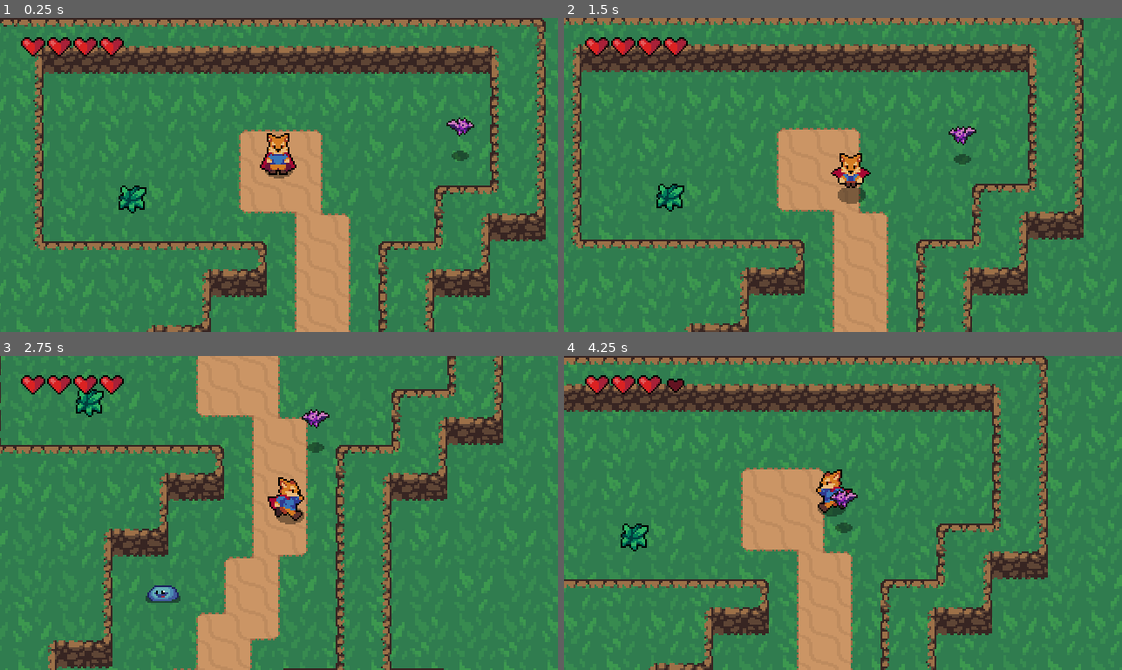
Above: before the commit, frames 1-4 (two rows, left to right).
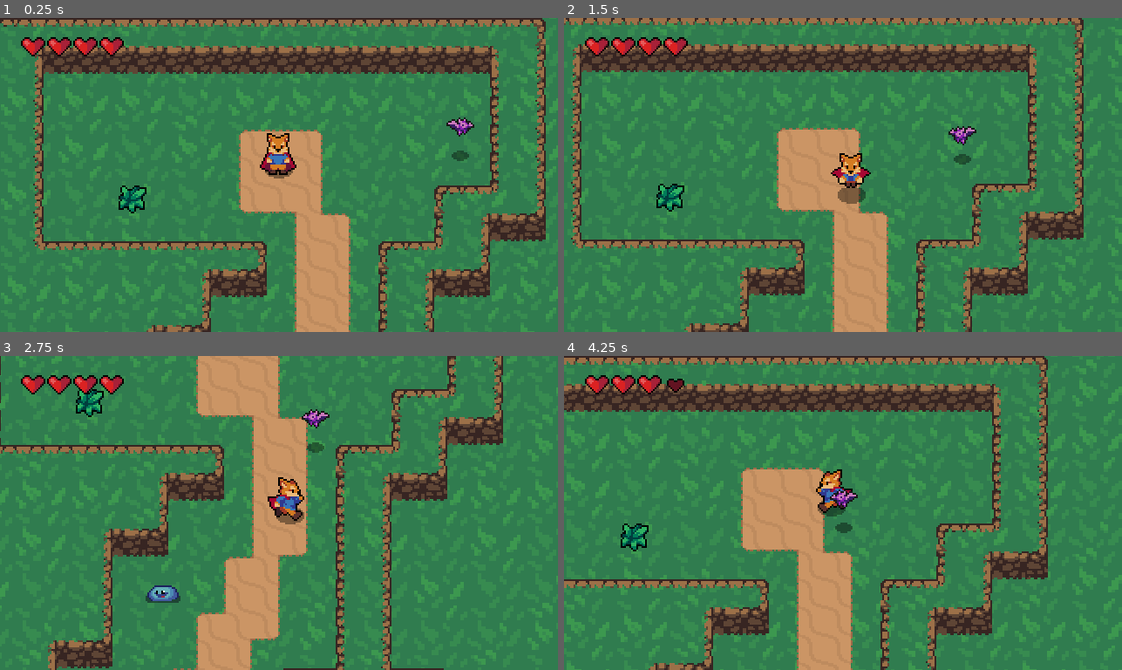
Above: after the commit, the same moments.

Repository: Gilleady/JungleFox
Game: Godot game, scene res://World.tscn
Same seed, same stepped clock (60 frames per second), same inputs: the game is played once before the commit and once after it.
Inputs:
- Up to frame 1 (0.25 s): no input
- Up to frame 2 (1.5 s): hold Right (ui_right) 0.53-1.28 s; tap J (attack) at 0.6 s; hold Down (ui_down) from 1.28 s (still down); tap K (roll) at 1.35 s
- Up to frame 3 (2.75 s): release Down (ui_down) at 2.03 s; hold Right (ui_right) from 2.03 s (still down); tap J (attack) at 2.1 s
- Up to frame 4 (4.25 s): release Right (ui_right) at 2.78 s; hold Up (ui_up) 2.78-3.53 s; tap K (roll) at 2.85 s; hold Left (ui_left) from 3.53 s (still down); tap J (attack) at 3.6 s

The runs differ from the first frame. In frame 1, 7.9% of the frame differs, in the area x 0-100%, y 1-100%; in frame 2, 8.0%; in frame 3, 7.3%; in frame 4, 8.5%.

Commit message:
Scene Upgrade

Diff:
--- a/World.tscn
+++ b/World.tscn
@@ -491,8 +491,8 @@
 position = Vector2( -326, 323 )
 
 [node name="Background" type="Sprite" parent="."]
-position = Vector2( 520, 25 )
-scale = Vector2( 1.57979, 1.65046 )
+position = Vector2( 601, 31.5 )
+scale = Vector2( 2.03989, 1.6875 )
 texture = ExtResource( 3 )
 region_enabled = true
 region_rect = Rect2( 0, 0, 752, 432 )
@@ -517,7 +517,7 @@
 position = Vector2( -375, 3 )
 
 [node name="BottomRight" parent="Camera2D/Limits" index="1"]
-position = Vector2( 644, 532 )
+position = Vector2( 792, 594 )
 
 [node name="YSort" type="YSort" parent="."]
 
